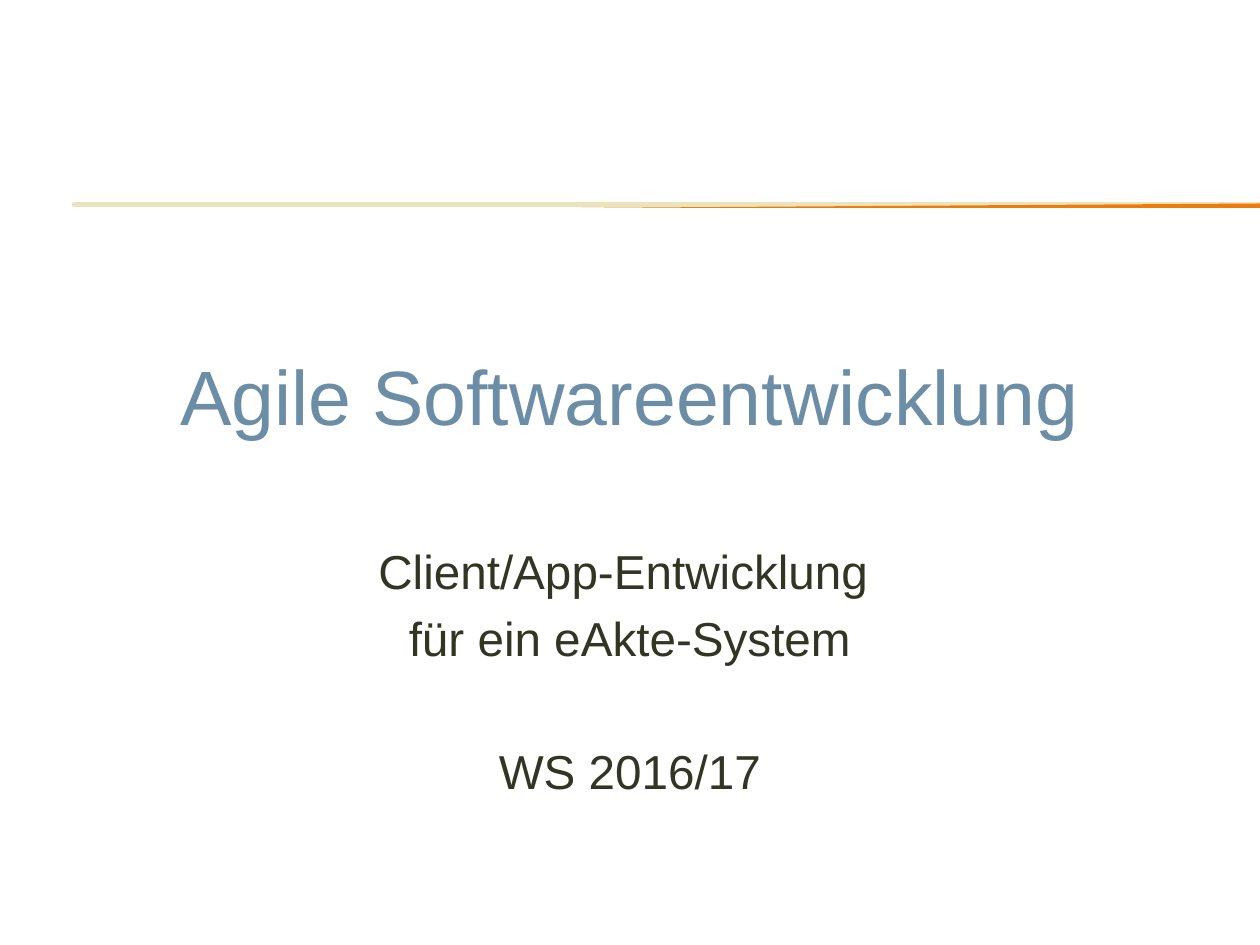
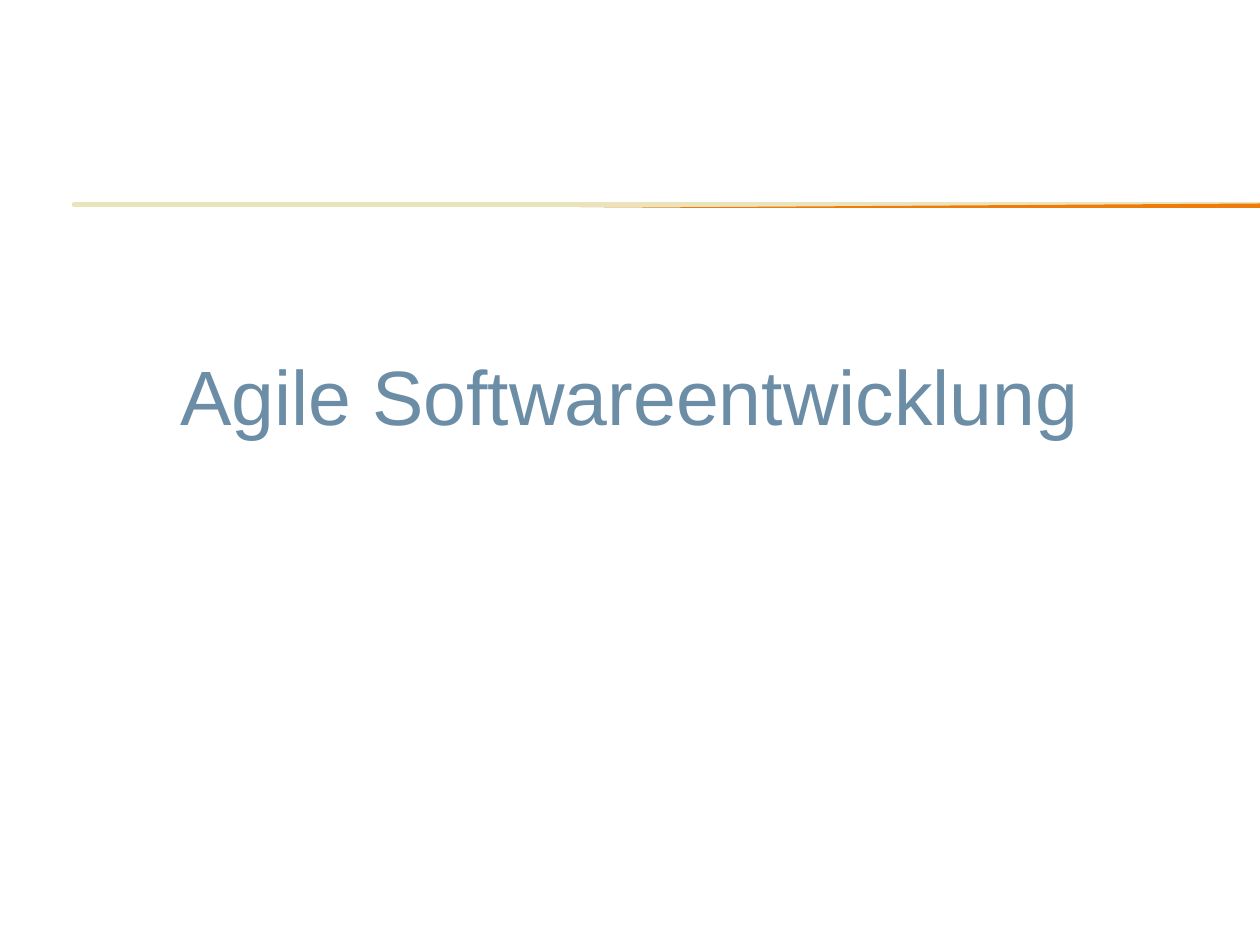
Before and after one commit to BachelorProjektAI-HSFulda/Informationen, a slide deck: slide 1 of ProjektWS1718.pptx. Drawn at 1260x945 pixels with LibreOffice and Linux fonts; fonts in the diff are those of the drawing; background and template pictures are left out. Boxes give left, top, right and bottom in pixels: in the first picture for what was removed or moved away, otherwise in the second. Text is boxed around its words. In the diff, an @@ line names an element or a change of style, - is before the commit and + after.

Commit message:
Folienanpassung

```diff
--- a/ProjektWS1718.pptx
+++ b/ProjektWS1718.pptx
@@ subtitle removed at (x1=378, y1=554, x2=868, y2=790) @@
-Client/App-Entwicklung
-für ein eAkte-System
-WS 2016/17
```
